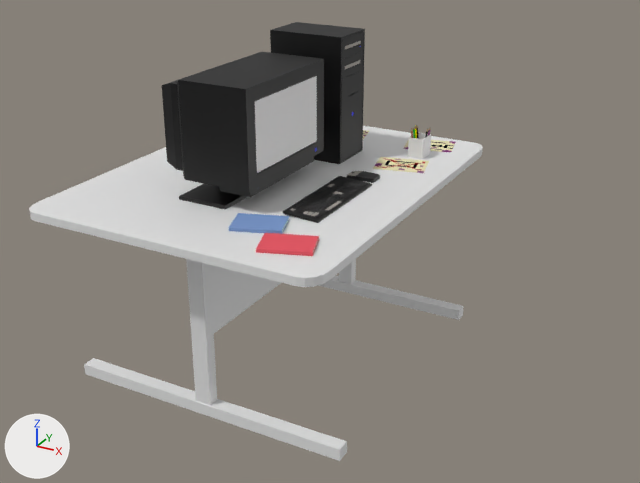
Two versions of the Blender file Modelos e Artes 3D/Decorações 3D/móveis da escola/PC/Mesa-PC.blend, one commit apart.
The view is the same before and after, from a 50 mm lens placed at (2.22, -3.59, 1.5), pointed at (0.3, -0.11, -0.24). Lighting does not change. The marker at lower left points along +X, +Y and +Z.

Names of what the first picture shows: 'Guarda_Lapis', 'Lapis1.005', 'Lapis1.006', 'Livro', 'Livro.007', 'Mesa.001', 'Monitor', 'Pintura1', 'Pintura1.001', 'Tela'.
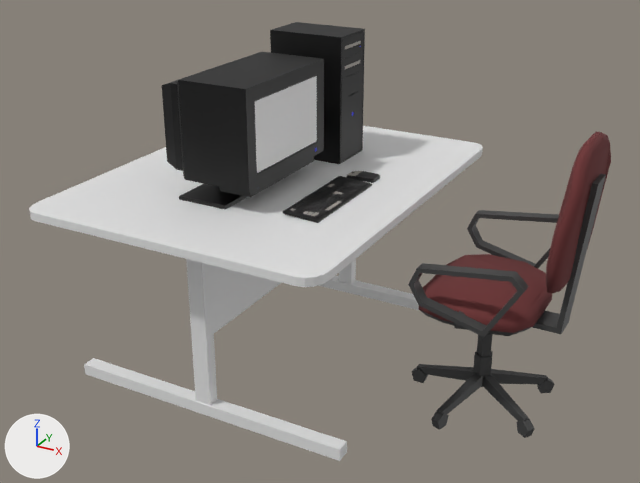
Location of each change, [x1, y1, x2, y2] in pixels of the pictures (640 x 483 px):
'Chair_17', added
    after: [408, 131, 611, 438]
'Livro', deleted
    before: [256, 233, 319, 256]
'Livro.007', deleted
    before: [229, 213, 290, 234]
'Pintura1', deleted
    before: [373, 157, 429, 173]
'Guarda_Lapis', deleted
    before: [408, 132, 431, 159]
'Pintura1.001', deleted
    before: [403, 140, 455, 152]
'Pintura1.002', deleted
    before: [363, 130, 369, 139]
'Lapis1.005', deleted
    before: [415, 125, 417, 138]
'Lapis1.003', deleted
    before: [411, 128, 413, 138]
'Lapis1.004', deleted
    before: [413, 128, 415, 138]
'Lapis1.006', deleted
    before: [416, 126, 418, 138]
'Lapis1.001', deleted
    before: [425, 129, 428, 138]
'Lapis1.002', deleted
    before: [427, 128, 430, 136]

Edits to the bpy script that builds the scene:
```text
Remove ob_guarda_lapis:
    ob_guarda_lapis = bpy.data.objects.new('Guarda_Lapis', me_plane_002)
Remove ob_lapis1_001:
    ob_lapis1_001 = bpy.data.objects.new('Lapis1.001', me_circle_010)
Remove ob_lapis1_002:
    ob_lapis1_002 = bpy.data.objects.new('Lapis1.002', me_circle_011)
Remove ob_lapis1_003:
    ob_lapis1_003 = bpy.data.objects.new('Lapis1.003', me_circle_012)
Remove ob_livro:
    ob_livro = bpy.data.objects.new('Livro', me_cube_095)
Remove ob_pintura1:
    ob_pintura1 = bpy.data.objects.new('Pintura1', me_plane)
Remove ob_lapis1_004:
    ob_lapis1_004 = bpy.data.objects.new('Lapis1.004', me_circle_004)
Remove ob_lapis1_005:
    ob_lapis1_005 = bpy.data.objects.new('Lapis1.005', me_circle_005)
Remove ob_lapis1_006:
    ob_lapis1_006 = bpy.data.objects.new('Lapis1.006', me_circle_009)
Remove ob_pintura1_001:
    ob_pintura1_001 = bpy.data.objects.new('Pintura1.001', me_plane_004)
Remove ob_pintura1_002:
    ob_pintura1_002 = bpy.data.objects.new('Pintura1.002', me_plane_005)
Remove ob_livro_007:
    ob_livro_007 = bpy.data.objects.new('Livro.007', me_cube_008)
Add ob_chair_17:
    ob_chair_17 = bpy.data.objects.new('Chair_17', me_chair_17)  # 306 vertices, 234 faces; spans x -0.358..0.358, y -0.324..0.413, z -0.455..0.822; in mat_material_021 (dark grey #525252), mat_material_004 (brown #6e3434)
    ob_chair_17.location = (1.223, 0.0, -0.451)
    ob_chair_17.rotation_euler = (0.0, 0.0, 1.571)  # degrees (0, 0, 90)
    ob_chair_17.scale = (1.08, 1.08, 1.08)
```
